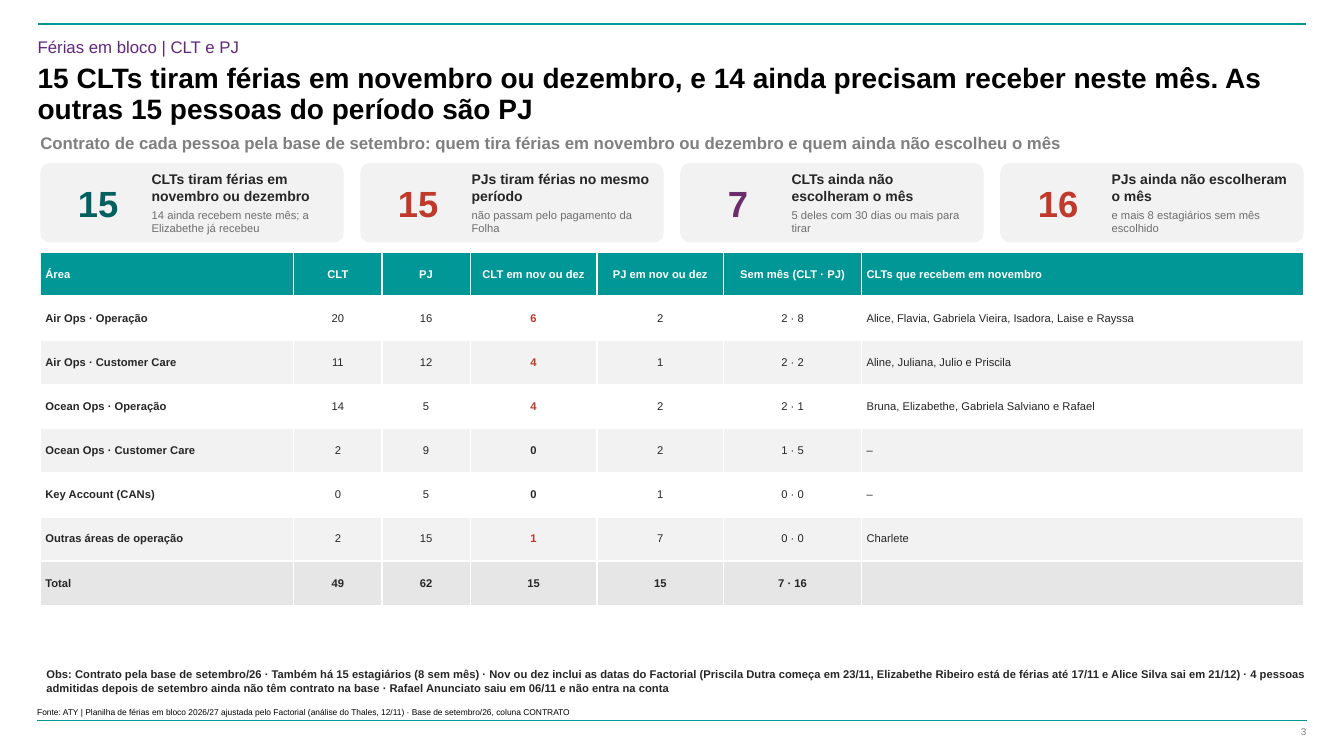
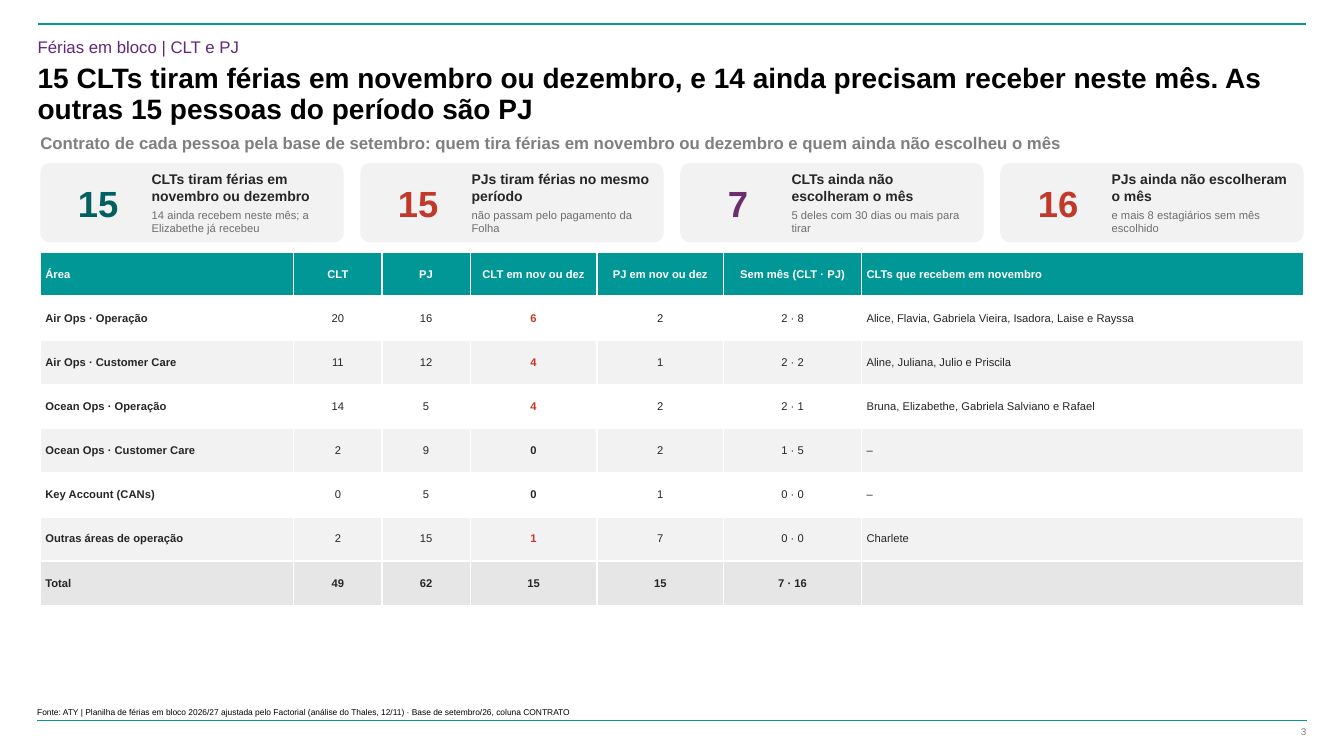
Before and after one commit to suzetemirandasilva5601-cpu/Challenge, a slide deck: slide 3 of 20261112 - ATY - Diagnóstico da Estrutura de Operações - Vagas e Férias.pptx. Drawn at 1344x756 pixels with LibreOffice and Linux fonts; fonts in the diff are those of the drawing; background and template pictures are left out. Boxes give left, top, right and bottom in pixels: in the first picture for what was removed or moved away, otherwise in the second. Text is boxed around its words. In the diff, an @@ line names an element or a change of style, - is before the commit and + after.

```diff
--- a/20261112 - ATY - Diagnóstico da Estrutura de Operações - Vagas e Férias.pptx
+++ b/20261112 - ATY - Diagnóstico da Estrutura de Operações - Vagas e Férias.pptx
@@ text removed at (46, 670, 1305, 694) @@
-Obs: Contrato pela base de setembro/26 · Também há 15 estagiários (8 sem mês) · Nov ou dez inclui as datas do Factorial (Priscila Dutra começa em 23/11, Elizabethe Ribeiro está de férias até 17/11 e Alice Silva sai em 21/12) · 4 pessoas admitidas depois de setembro ainda não têm contrato na base · Rafael Anunciato saiu em 06/11 e não entra na conta
```
Also in this commit, not shown: 1 other slide changed, 2 other files.
